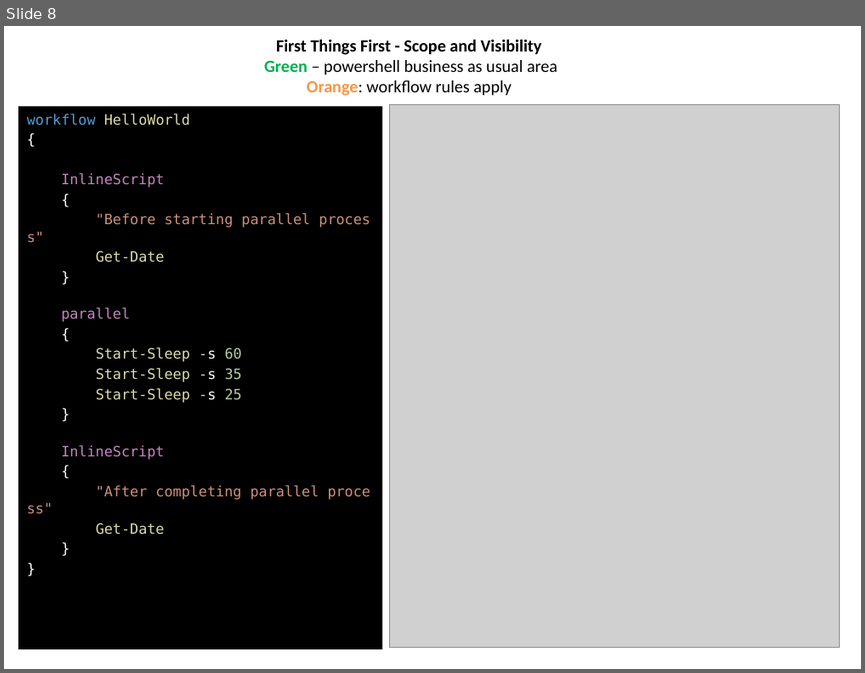
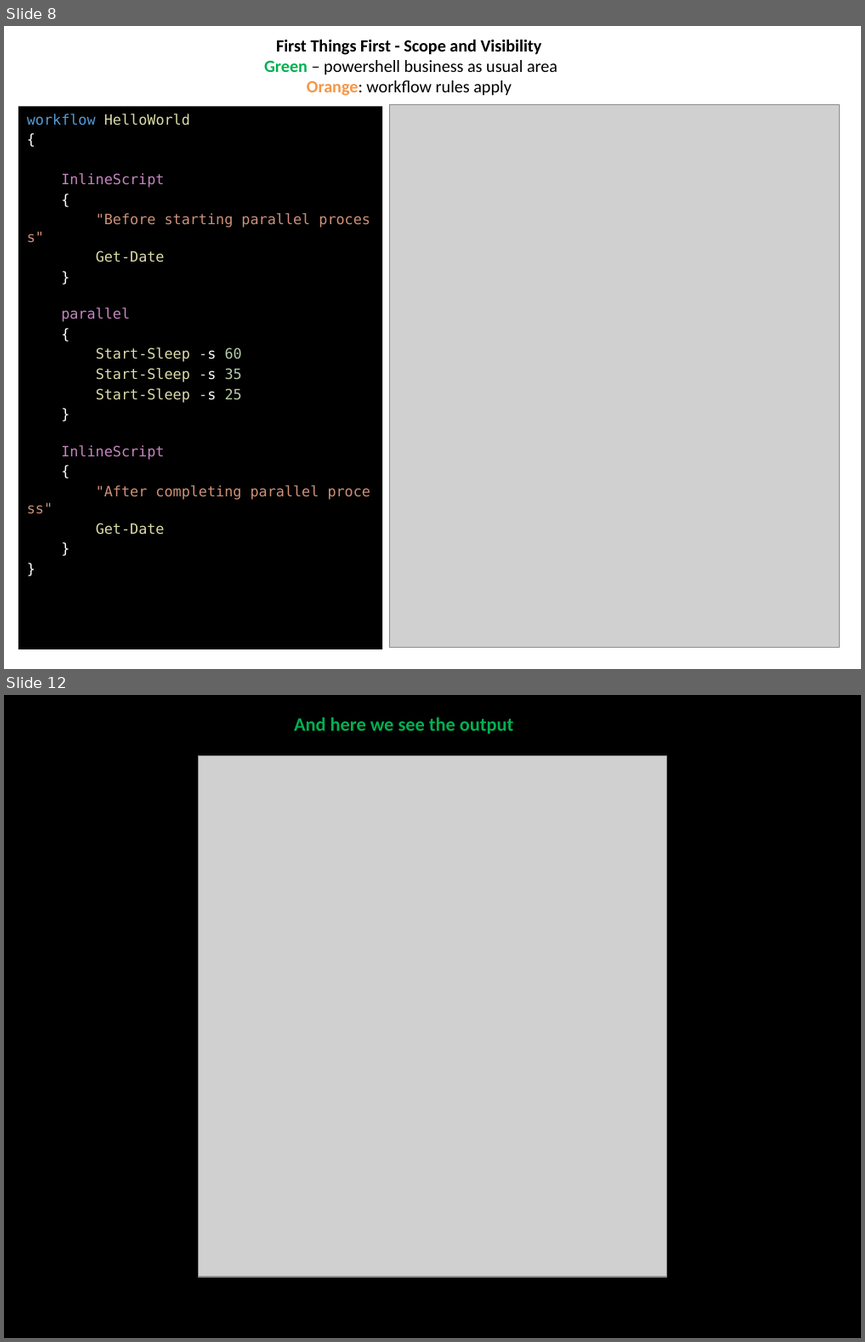
Before and after one commit to wildgrok/PowerShell, a slide deck: PowerShell From The Trenches - Workflows.pptx. Shown one above the other, each under a label of ours: slide 8 before the commit, slides 8 and 12 after it; the slides between them are not shown. The pictures are 865x673 and 865x1342 pixels, drawn with LibreOffice and Linux fonts; fonts in the diff are those of the drawing; grey boxes stand for pictures. Boxes give left, top, right and bottom in pixels: in the first picture for what was removed or moved away, otherwise in the second. Text is boxed around its words. In the diff, an @@ line names an element or a change of style, - is before the commit and + after.

```diff
--- a/PowerShell From The Trenches - Workflows.pptx
+++ b/PowerShell From The Trenches - Workflows.pptx
@@ slide 12 added at box(4, 695, 861, 1338), background #000000 @@
@@ title added at box(294, 717, 513, 734), 16 pt, text #00B050, bold @@
+And here we see the output
@@ picture added at box(199, 756, 667, 1276) @@
```
Also in this commit, not shown: 1 slide changed, 3 other slides added, 4 other files.
